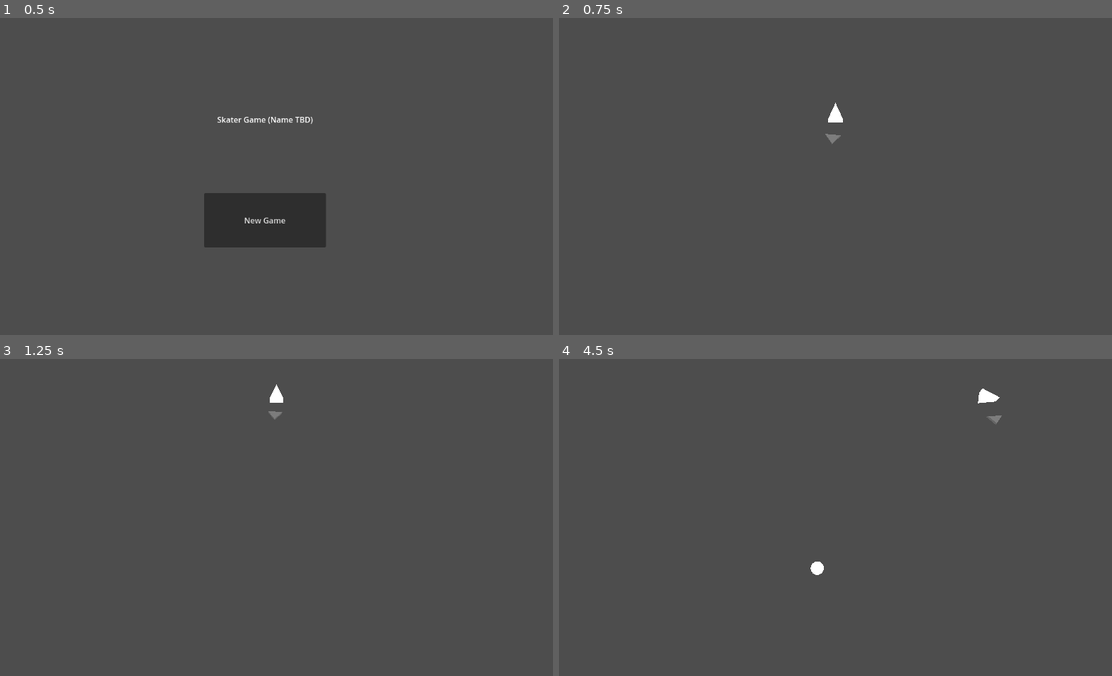
Above: before the commit, frames 1-4 (two rows, left to right).
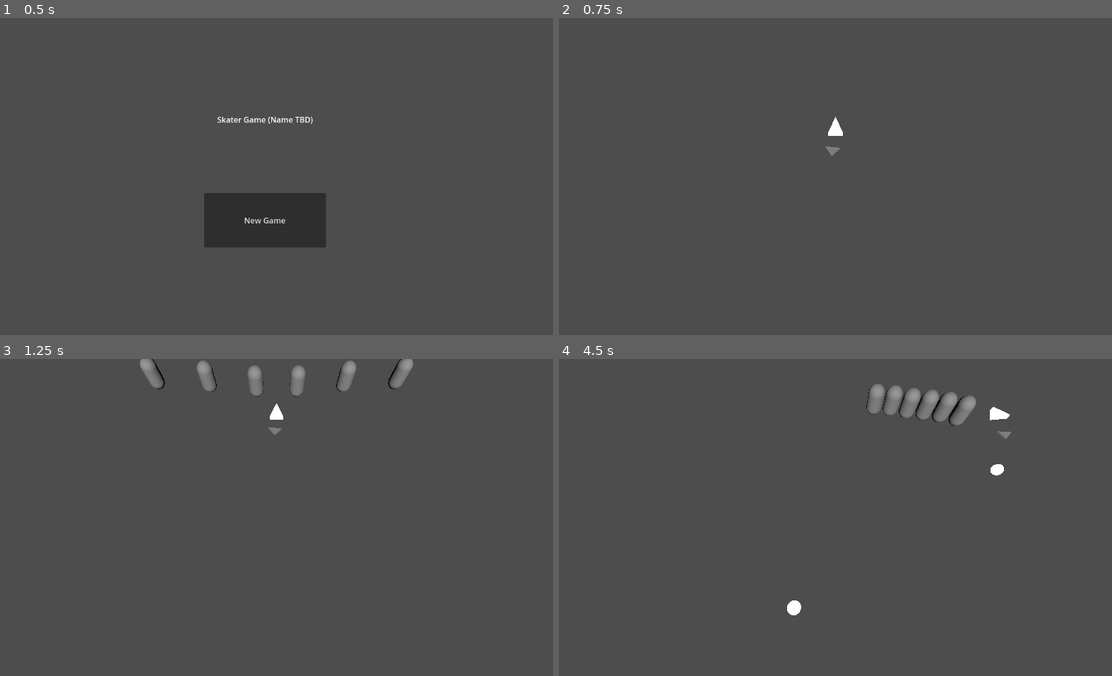
Above: after the commit, the same moments.

Repository: mtthwm/wildjamdec2024
Game: Godot game, scene res://Scenes/Homescreen/control.tscn
Same seed, same stepped clock (60 frames per second), same inputs: the game is played once before the commit and once after it.
Inputs (mouse positions are in pixels of both pictures, inside the frame that each line leads up to):
- Up to frame 1 (0.5 s): no input
- Up to frame 2 (0.75 s): click "New Game" at 0.5 s
- Up to frame 3 (1.25 s): no input
- Up to frame 4 (4.5 s): tap Enter (ui_accept) at 1.25, 1.52, 2.27, 3.77 s; move the mouse to (957, 501) at 1.27 s; press the mouse at (957, 501) at 1.28 s; move the mouse to (724, 533) at 2.02 s; release the mouse at (724, 533) at 2.03 s; tap A (a_pressed) at 2.1 s; click (724, 533) at 2.3 s; move the mouse to (890, 447) at 2.77 s; hold D (d_pressed) 2.78-3.53 s; click (890, 447) at 3.05 s; move the mouse to (807, 580) at 3.52 s; tap E (e_pressed) at 3.6 s; click (807, 580) at 3.8 s; move the mouse to (1006, 565) at 4.27 s; press the mouse at (1006, 565) at 4.28 s

Frame 1 is identical in both runs. In frame 2, 0.3% of the frame differs, in the area x 48-52%, y 26-44%; in frame 3, 1.4%; in frame 4, 1.8%, in the area x 41-82%, y 7-81%.

Commit message:
Added timed waves of enemies that chase the player

Diff:
--- a/Scenes/Game/game.tscn
+++ b/Scenes/Game/game.tscn
@@ -1,12 +1,40 @@
-[gd_scene load_steps=4 format=3 uid="uid://bq2yq6o38kab4"]
+[gd_scene load_steps=7 format=3 uid="uid://bq2yq6o38kab4"]
 
+[ext_resource type="Script" path="res://Scripts/animation_player.gd" id="2_hejmx"]
 [ext_resource type="PackedScene" uid="uid://deavkqm2skg1p" path="res://Scenes/Game/skater.tscn" id="2_pdlqr"]
 
 [sub_resource type="BoxShape3D" id="BoxShape3D_g2t2m"]
-size = Vector3(1, 1, 20)
+size = Vector3(1, 1, 30)
 
 [sub_resource type="BoxShape3D" id="BoxShape3D_s03gr"]
 size = Vector3(1, 1, 20)
+
+[sub_resource type="Animation" id="Animation_sebs7"]
+resource_name = "new_animation"
+length = 5.0
+loop_mode = 1
+tracks/0/type = "method"
+tracks/0/imported = false
+tracks/0/enabled = true
+tracks/0/path = NodePath("AnimationPlayer")
+tracks/0/interp = 1
+tracks/0/loop_wrap = true
+tracks/0/keys = {
+"times": PackedFloat32Array(0.4, 3.1),
+"transitions": PackedFloat32Array(1, 1),
+"values": [{
+"args": [],
+"method": &"_wave1"
+}, {
+"args": [],
+"method": &"_wave1"
+}]
+}
+
+[sub_resource type="AnimationLibrary" id="AnimationLibrary_db1xb"]
+_data = {
+"new_animation": SubResource("Animation_sebs7")
+}
 
 [node name="Game" type="Node3D"]
 
@@ -27,7 +55,7 @@
 [node name="CollisionShape3D2" type="CollisionShape3D" parent="StaticBody3D"]
 process_priority = 1
 process_physics_priority = 1
-transform = Transform3D(1, 0, 0, 0, 1, 0, 0, 0, 1, -10, 0, 0)
+transform = Transform3D(1, 0, 0, 0, 1, 0, 0, 0, 1, -12, 0, 0)
 shape = SubResource("BoxShape3D_s03gr")
 
 [node name="CollisionShape3D3" type="CollisionShape3D" parent="StaticBody3D"]
@@ -39,5 +67,16 @@
 [node name="CollisionShape3D4" type="CollisionShape3D" parent="StaticBody3D"]
 process_priority = 1
 process_physics_priority = 1
-transform = Transform3D(1, 0, 0, 0, 1, 0, 0, 0, 1, 10, 0, 0)
+transform = Transform3D(1, 0, 0, 0, 1, 0, 0, 0, 1, 12, 0, 0)
 shape = SubResource("BoxShape3D_g2t2m")
+
+[node name="Camera3D2" type="Camera3D" parent="."]
+transform = Transform3D(1, 0, 0, 0, 0.34202, 0.939693, 0, -0.939693, 0.34202, 0, 10, 5)
+top_level = true
+
+[node name="AnimationPlayer" type="AnimationPlayer" parent="."]
+libraries = {
+"": SubResource("AnimationLibrary_db1xb")
+}
+autoplay = "new_animation"
+script = ExtResource("2_hejmx")
--- /dev/null
+++ b/Scenes/Game/gingerbread.tscn
@@ -0,0 +1,18 @@
+[gd_scene load_steps=4 format=3 uid="uid://c1ipb2jk02avn"]
+
+[ext_resource type="Script" path="res://Scripts/gingerbread.gd" id="1_cseqq"]
+
+[sub_resource type="CapsuleMesh" id="CapsuleMesh_twsvk"]
+
+[sub_resource type="CapsuleShape3D" id="CapsuleShape3D_wux2m"]
+
+[node name="gingerbread" type="CharacterBody3D"]
+collision_layer = 2
+collision_mask = 2
+script = ExtResource("1_cseqq")
+
+[node name="MeshInstance3D" type="MeshInstance3D" parent="."]
+mesh = SubResource("CapsuleMesh_twsvk")
+
+[node name="CollisionShape3D" type="CollisionShape3D" parent="."]
+shape = SubResource("CapsuleShape3D_wux2m")
--- a/Scenes/Game/skater.tscn
+++ b/Scenes/Game/skater.tscn
@@ -35,10 +35,6 @@
 transform = Transform3D(1, 0, 0, 0, 1, 0, 0, 0, 1, 0, 0.299647, -0.353018)
 target_position = Vector3(0, 0, -1)
 
-[node name="Camera3D2" type="Camera3D" parent="."]
-transform = Transform3D(1, 0, 0, 0, 0.267238, 0.963631, 0, -0.963631, 0.267238, 0, 10.045, 4.78142)
-top_level = true
-
 [node name="Timer" type="Timer" parent="."]
 wait_time = 1.5
 one_shot = true
--- /dev/null
+++ b/Scenes/Game/waves/wave_1.tscn
@@ -0,0 +1,23 @@
+[gd_scene load_steps=2 format=3 uid="uid://bpl0vpp04l7o5"]
+
+[ext_resource type="PackedScene" uid="uid://c1ipb2jk02avn" path="res://Scenes/Game/gingerbread.tscn" id="1_fwpsh"]
+
+[node name="wave1" type="Node3D"]
+
+[node name="gingerbread" parent="." instance=ExtResource("1_fwpsh")]
+transform = Transform3D(1, 0, 0, 0, 1, 0, 0, 0, 1, -10, 0, -10)
+
+[node name="gingerbread2" parent="." instance=ExtResource("1_fwpsh")]
+transform = Transform3D(1, 0, 0, 0, 1, 0, 0, 0, 1, -6, 0, -10)
+
+[node name="gingerbread3" parent="." instance=ExtResource("1_fwpsh")]
+transform = Transform3D(1, 0, 0, 0, 1, 0, 0, 0, 1, -2, 0, -10)
+
+[node name="gingerbread4" parent="." instance=ExtResource("1_fwpsh")]
+transform = Transform3D(1, 0, 0, 0, 1, 0, 0, 0, 1, 2, 0, -10)
+
+[node name="gingerbread5" parent="." instance=ExtResource("1_fwpsh")]
+transform = Transform3D(1, 0, 0, 0, 1, 0, 0, 0, 1, 6, 0, -10)
+
+[node name="gingerbread6" parent="." instance=ExtResource("1_fwpsh")]
+transform = Transform3D(1, 0, 0, 0, 1, 0, 0, 0, 1, 10, 0, -10)
--- a/Scenes/game.tscn
+++ b/Scenes/game.tscn
@@ -1,7 +1,7 @@
 [gd_scene load_steps=3 format=3 uid="uid://bq2yq6o38kab4"]
 
-[ext_resource type="PackedScene" uid="uid://deavkqm2skg1p" path="res://Scenes/skater.tscn" id="1_q3yui"]
-[ext_resource type="PackedScene" uid="uid://1q7xvt6vqpsf" path="res://Scenes/rock.tscn" id="2_uu7pq"]
+[ext_resource type="PackedScene" uid="uid://deavkqm2skg1p" path="res://Scenes/Game/skater.tscn" id="1_q3yui"]
+[ext_resource type="PackedScene" uid="uid://1q7xvt6vqpsf" path="res://Scenes/Game/rock.tscn" id="2_uu7pq"]
 
 [node name="Game" type="Node3D"]
 
--- /dev/null
+++ b/Scripts/animation_player.gd
@@ -0,0 +1,17 @@
+extends AnimationPlayer
+
+
+var wave1 = preload("res://Scenes/Game/waves/wave_1.tscn").instantiate()
+
+
+# Called when the node enters the scene tree for the first time.
+func _ready() -> void:
+	pass # Replace with function body.
+
+
+# Called every frame. 'delta' is the elapsed time since the previous frame.
+func _process(delta: float) -> void:
+	pass
+
+func _wave1() -> void:
+	get_parent().add_child(wave1)
--- a/Scripts/cursor.gd
+++ b/Scripts/cursor.gd
@@ -3,11 +3,8 @@
 @onready var aim: MeshInstance3D = $aim
 @onready var cursor: MeshInstance3D = $cursor
 @onready var playergun: RayCast3D = $"RayCast3D"
-@onready var camera: Camera3D = $"../Camera3D2"
+@onready var camera: Camera3D = $"../../Camera3D2"
 @onready var timer: Timer = $"../Timer"
-
-
-
 
 var bullet = load("res://Scenes/Game/bullet.tscn")
 
--- /dev/null
+++ b/Scripts/gingerbread.gd
@@ -0,0 +1,14 @@
+extends CharacterBody3D
+
+
+const SPEED = 0.1
+
+# moves towards the player every frame
+func _physics_process(delta: float) -> void:
+	var target = get_node("/root/Game/Skater")
+
+	velocity = target.get_position() - position
+
+	velocity = velocity.normalized() * SPEED
+
+	move_and_collide(velocity)
--- a/Scripts/skater.gd
+++ b/Scripts/skater.gd
@@ -2,6 +2,7 @@
 
 const SPEED = 8
 const TURN_SPEED = 0.08
+const ATTACK_DELAY = 0.4
 #const JUMP_VELOCITY = 4.5
 @onready var timer: Timer = $Timer
 @onready var playergun: RayCast3D = $aim/RayCast3D
@@ -12,7 +13,7 @@
 
 func _ready() -> void:
 	pointer.z = -1 * SPEED
-	timer.start(0.2)
+	timer.start(ATTACK_DELAY)
 
 # if 'direction' is +1, the character turns left a fixed amount.
 # if 'direction' is -1, the character turns right.
@@ -56,13 +57,14 @@
 		turn(-1)
 
 	#Shoot
-	if (Input.is_action_just_released("left_mouse_click", false)
+	if (Input.is_action_pressed("left_mouse_click", false)
 	&& timer.is_stopped()):
 		var instance = bullet.instantiate()
 		instance.position = playergun.global_position
 		instance.transform.basis = playergun.global_transform.basis
 		get_parent().add_child(instance)
-		timer.start(0.2)
+		timer.start(ATTACK_DELAY)
+
 
 	#  # Add the gravity.
 	#  if not is_on_floor():
@@ -73,3 +75,7 @@
 	#  	velocity.y = JUMP_VELOCITY
 
 	move_and_slide()
+
+
+func get_pos() -> Vector3:
+	return Vector3(position.x, 0, position.y)
Renamed: Scenes/rock.tscn -> Scenes/Game/rock.tscn
